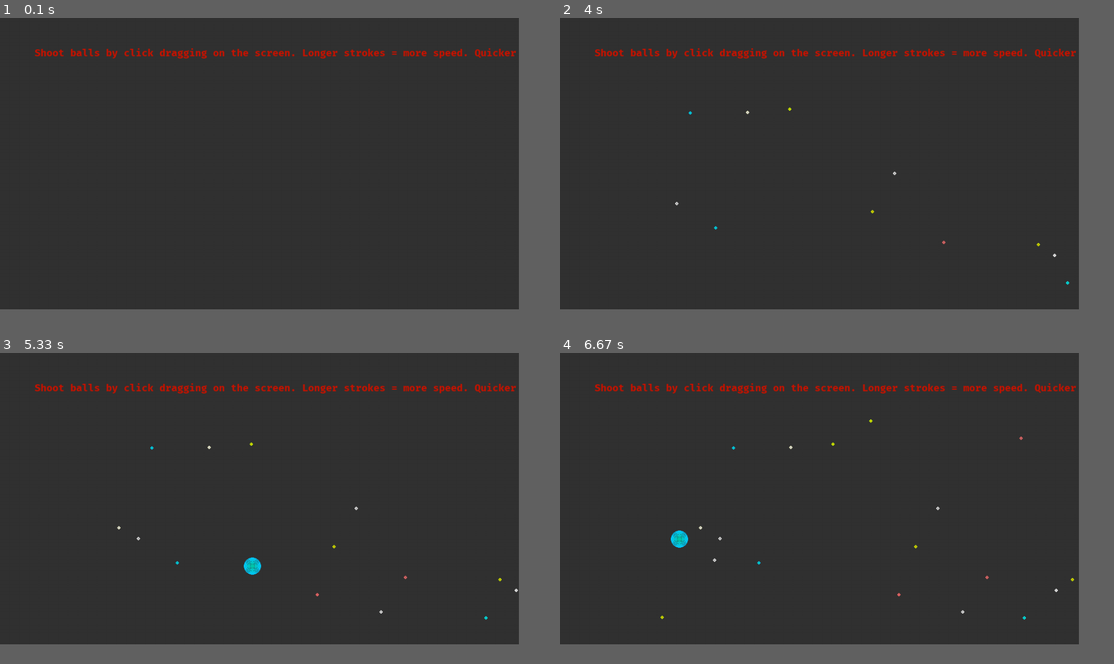
Above: before the commit, frames 1-4 (two rows, left to right).
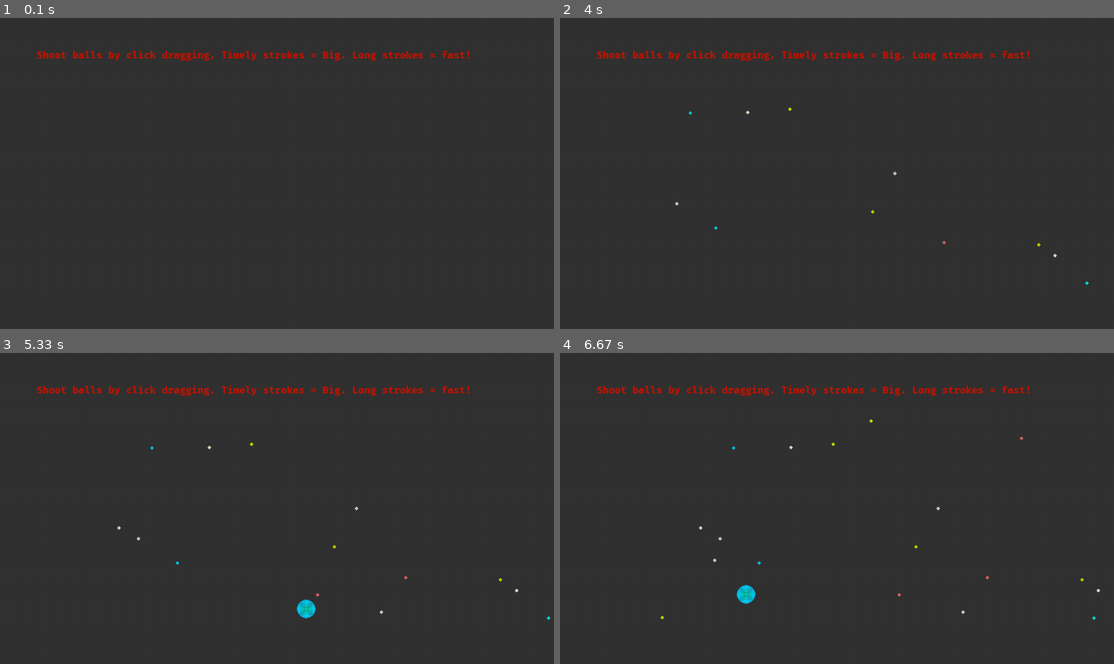
Above: after the commit, the same moments.

Repository: bhbmaster/pygame-shoot-ball
Game: pygame game, started from classBallShoot.py
The game is run twice, just before and just after one commit, with the same random seed, the same clock (stepped at 60 frames per second) and the same inputs.
Inputs (mouse positions are in pixels of both pictures, inside the frame that each line leads up to):
- Up to frame 1 (0.1 s): no input
- Up to frame 2 (4 s): click (837, 173) at 0.38 s; click (892, 241) at 0.72 s; click (1041, 282) at 1.05 s; click (704, 111) at 1.38 s; click (837, 210) at 1.72 s; click (759, 108) at 2.05 s; click (1030, 254) at 2.38 s; click (654, 204) at 2.72 s; click (676, 111) at 3.05 s; click (704, 226) at 3.38 s; click (1036, 245) at 3.72 s
- Up to frame 3 (5.33 s): press the mouse at (476, 580) at 4.03 s; move the mouse to (332, 492) at 4.13 s; release the mouse at (188, 405) at 4.27 s; click (105, 527) at 4.38 s; click (310, 595) at 4.72 s; click (376, 611) at 5.05 s
- Up to frame 4 (6.67 s): click (643, 617) at 5.38 s; click (698, 561) at 5.72 s; click (1014, 436) at 6.05 s; click (864, 421) at 6.38 s
The window is 843x474 before the commit and 900x506 after it. Grey fills any space a smaller window leaves; there, only what the larger window draws over its background counts as a difference.

The runs differ from the first frame. In frame 1, 1.5% of the frame differs, in the area x 6-94%, y 9-14%; in frame 2, 1.5%; in frame 3, 1.8%; in frame 4, 1.8%, in the area x 6-98%, y 9-86%.

Commit message:
fixed main message

Diff:
--- a/classBallShoot.py
+++ b/classBallShoot.py
@@ -5,10 +5,11 @@
 
 # global vars
 version = "0.0.5c"
+MAIN_MESSAGE=f"Shoot balls by click dragging. Timely strokes = Big. Long strokes = fast!"
 FPS = 60
 SHADES_PER_CIRCLE = 20
 MAX_SECOND_HOLD = 1000            # how many milliseconds hold generate max gold
-Scale = 0.75                      # percent size of full screen . 1 = full screen
+Scale = 0.8                      # percent size of full screen . 1 = full screen
 Red = pygame.Color(200, 20, 0)    # text color
 Grey = pygame.Color(50,50,50)     # background color
 # Yellow = pygame.Color(200,200,0)
@@ -196,7 +197,7 @@
                     # HERE
 
             # init message + title bar
-            msg = Message(f"Shoot balls by click dragging on the screen. Longer strokes = more speed. Quicker strokes = smaller ball.",self.X/15,self.Y/10,Red)
+            msg = Message(MAIN_MESSAGE,self.X/15,self.Y/10,Red)
             # extra_title_string = f" -  FPS: {int(self.clock.get_fps())} - BALLS: {len(balls)} - CIRCLE_DRAWS: {SHADES_PER_CIRCLE*len(balls)}"
             extra_title_string = f" - {int(self.clock.get_fps())} fps - {len(balls)} balls"
             pygame.display.set_caption(main_title_string+extra_title_string)
